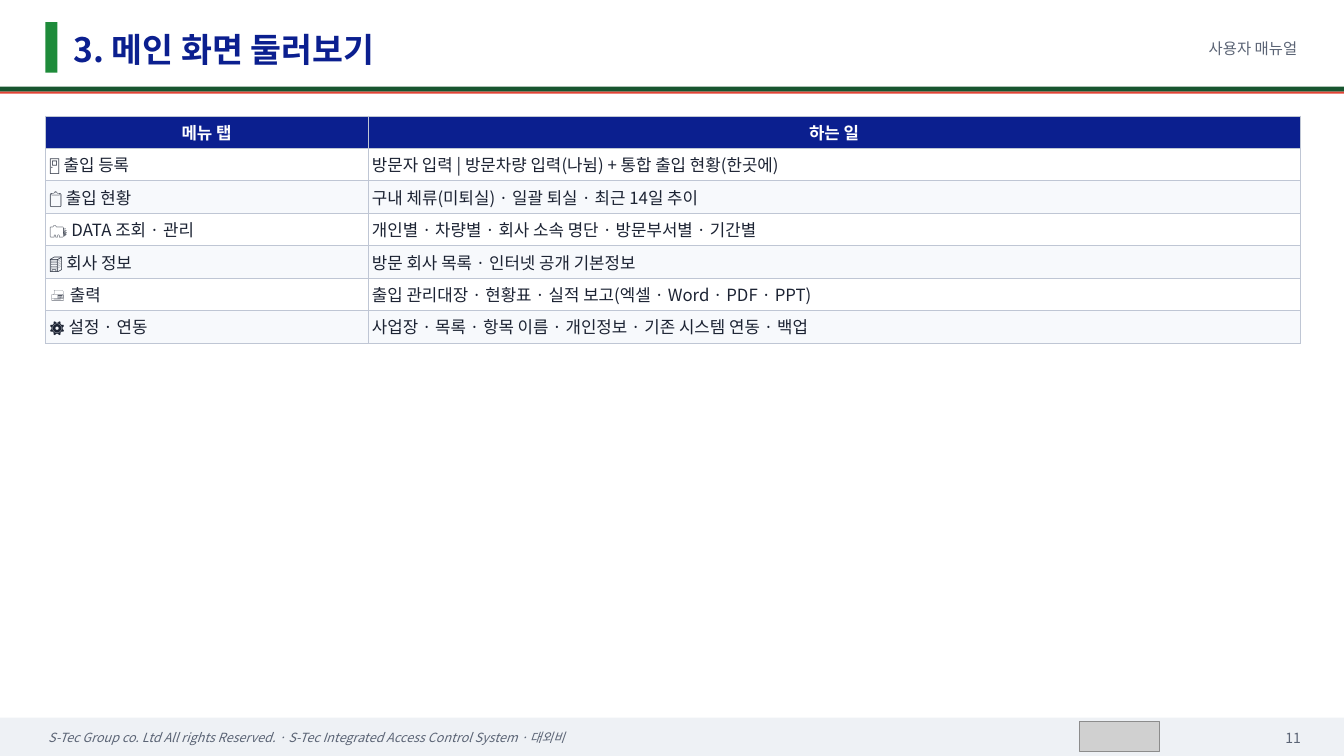
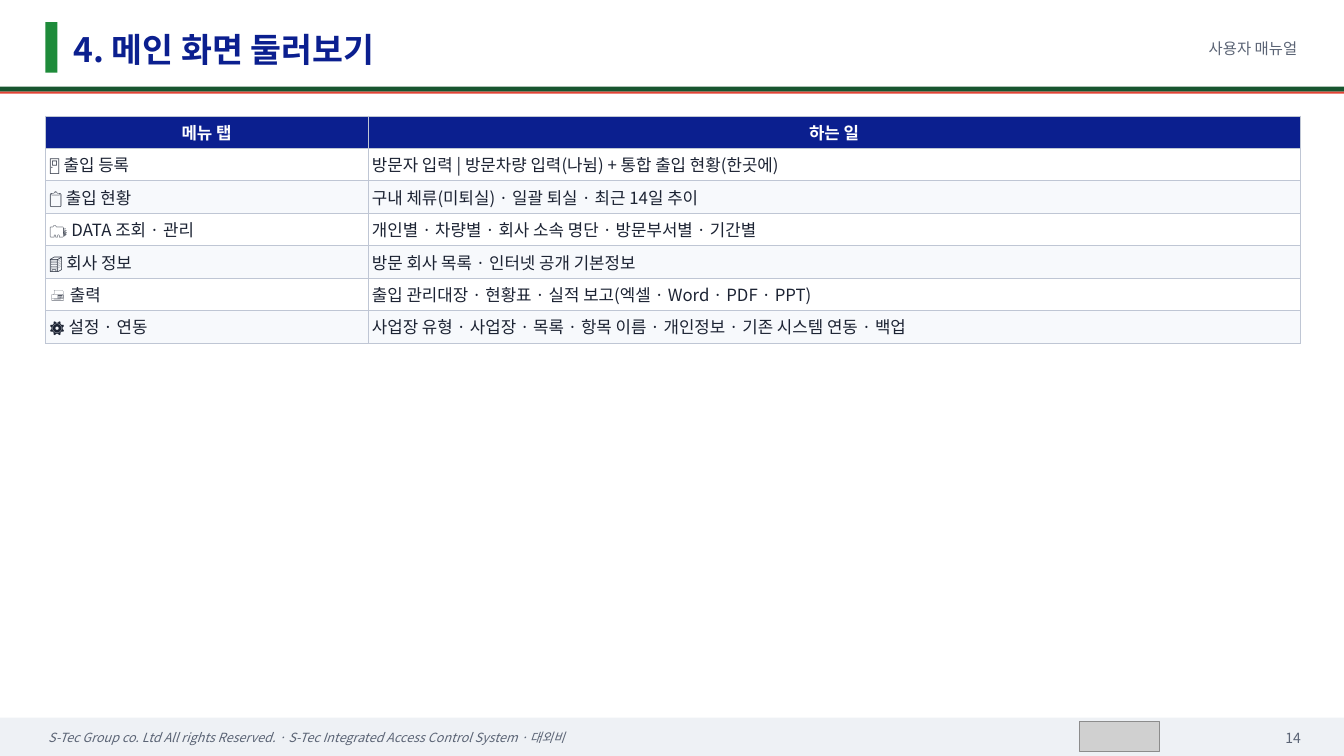
Before and after one commit to sadness500-boop/S-Tec-Integrated-Access-Control-System, a slide deck: slide 14 of docs/매뉴얼/에스텍_통합출입관리시스템_사용자매뉴얼.pptx (slide 11 before the commit). Drawn at 1344x756 pixels with LibreOffice and Linux fonts; fonts in the diff are those of the drawing; grey boxes stand for pictures. Boxes give left, top, right and bottom in pixels: in the first picture for what was removed or moved away, otherwise in the second. Text is boxed around its words. In the diff, an @@ line names an element or a change of style, - is before the commit and + after.

```diff
--- a/docs/매뉴얼/에스텍_통합출입관리시스템_사용자매뉴얼.pptx
+++ b/docs/매뉴얼/에스텍_통합출입관리시스템_사용자매뉴얼.pptx
@@ text at [73,33,375,65]: text changed @@
-3. 메인 화면 둘러보기
+4. 메인 화면 둘러보기
@@ table at [45,116,1301,339] @@
-row 7, column 2: 사업장 · 목록 · 항목 이름 · 개인정보 · 기존 시스템 연동 · 백업
+row 7, column 2: 사업장 유형 · 사업장 · 목록 · 항목 이름 · 개인정보 · 기존 시스템 연동 · 백업
@@ text at [1285,733,1301,743]: text changed @@
-11
+14
```
Also in this commit, not shown: 36 other slides changed, 7 slides added, 28 other files.
